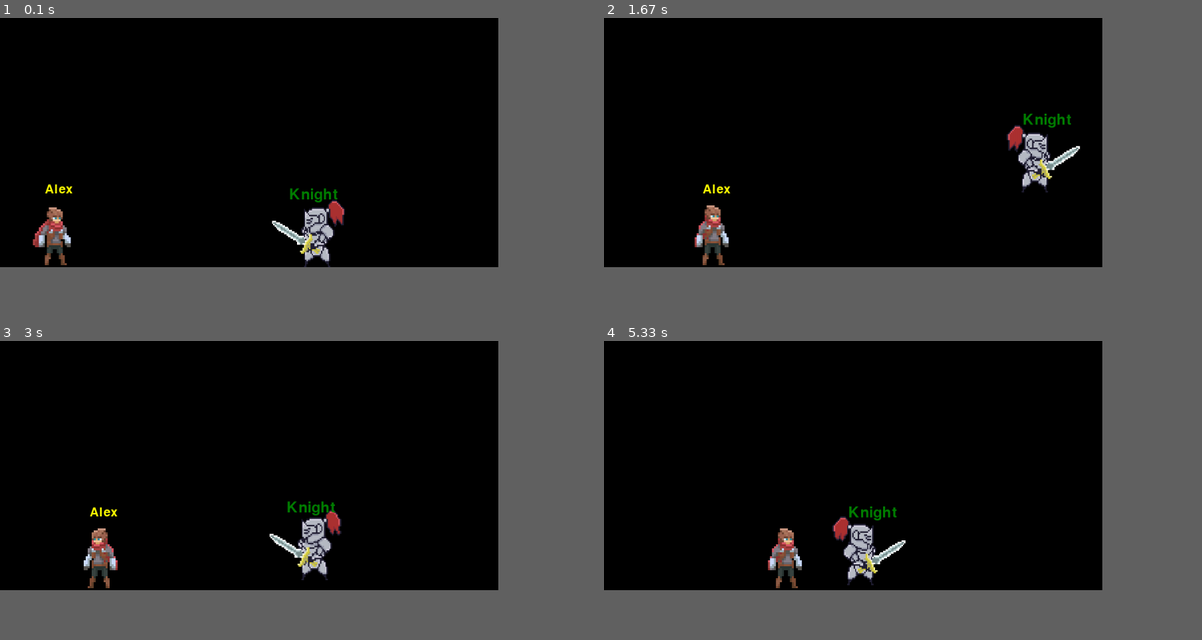
Above: before the commit, frames 1-4 (two rows, left to right).
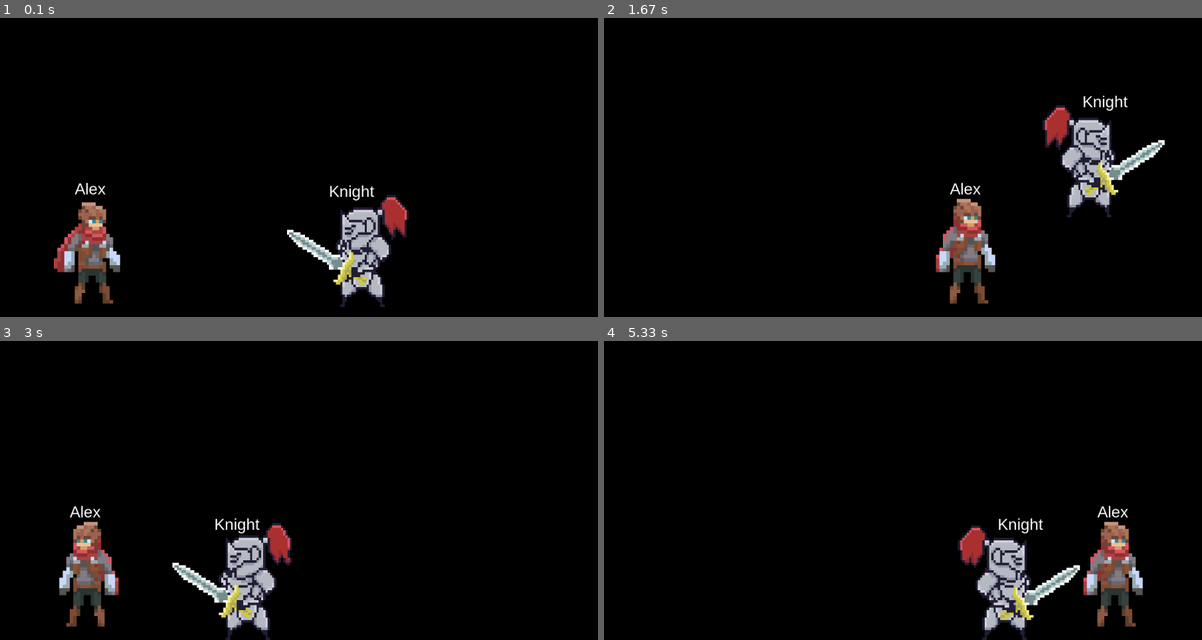
Above: after the commit, the same moments.

Repository: AlexRasskazchikov/PyGame-To-Go-Module
Game: pygame game, started from Game.py
Two runs of this game, one before a commit and one after it. Both use one fixed random seed, a clock stepped at 60 frames per second and the inputs below.
Inputs:
- Up to frame 1 (0.1 s): no input
- Up to frame 2 (1.67 s): hold Space 0.33-0.8 s; hold Right 0.33-0.8 s; hold Right 0.83-1.3 s; hold D 0.83-1.3 s; hold Up 1.33-1.63 s
- Up to frame 3 (3 s): hold Right 1.67-2.13 s; hold D 1.67-2.13 s; hold Left 2.17-2.7 s; hold A 2.17-2.7 s; hold Down from 2.73 s (still down)
- Up to frame 4 (5.33 s): release Down at 3.03 s; hold Space 3.07-3.47 s; hold Left 3.07-3.47 s; hold A 3.07-3.47 s; hold Left 3.5-3.9 s; hold A 3.5-3.9 s; hold Up 3.93-4.3 s; hold Right 4.33-4.97 s; hold D 4.33-4.97 s; hold Down from 5 s (still down)
In our replay, the window is 750x375 before the commit and 900x450 after it. These sizes can differ from the game's own. Grey fills any space a smaller window leaves; there, only what the larger window draws over its background counts as a difference.

The runs differ from the first frame. In frame 1, 6.8% of the frame differs, in the area x 5-69%, y 55-97%; in frame 2, 7.1%; in frame 3, 6.7%; in frame 4, 7.3%, in the area x 27-91%, y 55-100%.

Commit message:
Fixed bugs, Updated Animation loading system

Diff:
--- a/Engine/Animations.py
+++ b/Engine/Animations.py
@@ -5,7 +5,8 @@
 
 
 class AnimationPack:
-    def __init__(self):
+    def __init__(self, resource_directory):
+        self.resource_directory = resource_directory
         self.pack = {}
         self.meta = {}
         self.animation_count = {}
@@ -20,12 +21,15 @@
         return "\n".join([f"({len(self.pack[key])}) '{key}': [{', '.join(self.meta[key])}]" for key in self.meta]) \
             if self.meta else f"Can't find right animation set."
 
-    def add_animation_set(self, name, directory):
+    def add_animation_sets(self, *sets):
         """This function adds an animation frames set to Pack.
         Arguments: Name - new set name, Dir - sprites directory.
         Currently supported sets: [hit{i}-right, run-right, idle-right]"""
-        self.pack[name] = list(map(lambda x: pygame.image.load(directory + "/" + x), os.listdir(directory)))
-        self.meta[name] = list(os.listdir(directory))
+        for elem in sets:
+            name = elem
+            directory = self.resource_directory + "/" + name
+            self.pack[name] = list(map(lambda x: pygame.image.load(directory + "/" + x), os.listdir(directory)))
+            self.meta[name] = list(os.listdir(directory))
 
     def get_count(self, act):
         """Get a count of animation variations of one activity."""
@@ -54,20 +58,30 @@
         """Get sets names."""
         return list(self.pack.keys())
 
-    def create_flipped_animation_set(self, name):
+    def create_flipped_animation_sets(self, *names):
         """Create flipped set of animations."""
-        if name not in self.pack:
-            raise ValueError(f"Can't find right animation set: {name}")
+        if not names:
+            prev = self.pack.copy()
+            for name in prev:
+                anim_set = list(map(lambda x: transform.flip(x, True, False), self.pack[name]))
+                if "right" in name:
+                    self.pack[name.replace("right", "left")] = anim_set
+                    self.meta[name.replace("right", "left")] = [f"Flipped {name}"]
+                else:
+                    self.pack[f"{name}-flipped"] = anim_set
+                    self.meta[f"{name}-flipped"] = [f"Flipped {name}"]
+        for name in names:
+            if name not in self.pack:
+                raise ValueError(f"Can't find right animation set: {name}")
+            # Flipping every frame.
+            anim_set = list(map(lambda x: transform.flip(x, True, False), self.pack[name]))
 
-        # Flipping every frame.
-        anim_set = list(map(lambda x: transform.flip(x, True, False), self.pack[name]))
-
-        if "right" in name:
-            self.pack[name.replace("right", "left")] = anim_set
-            self.meta[name.replace("right", "left")] = [f"Flipped {name}"]
-        else:
-            self.pack[f"{name}Flip"] = anim_set
-            self.meta[f"{name}Flip"] = [f"Flipped {name}"]
+            if "right" in name:
+                self.pack[name.replace("right", "left")] = anim_set
+                self.meta[name.replace("right", "left")] = [f"Flipped {name}"]
+            else:
+                self.pack[f"{name}Flip"] = anim_set
+                self.meta[f"{name}Flip"] = [f"Flipped {name}"]
 
     def __getitem__(self, name):
         """Getting set by it's name."""
@@ -80,3 +94,27 @@
         if name not in self.pack:
             raise ValueError(f"Can't find right animation set: {name}")
         return len(self.pack[name])
+
+
+class Level:
+    def __init__(self):
+        self.layers = {}
+
+    def layers_set(self, *layers):
+        for layer in layers:
+            self.layers[layer.name] = layer
+
+    def draw_layer(self, screen, layer_name, pos=(0, 0)):
+        screen.blit(self.layers[layer_name](), pos)
+
+
+class Layer:
+    def __init__(self, name, image, size=(1200, 600)):
+        self.name = name
+        self.image = transform.scale(image, size)
+
+    def __str__(self):
+        return self.name
+
+    def __call__(self, *args, **kwargs):
+        return self.image
--- /dev/null
+++ b/Engine/Characters.py
@@ -0,0 +1,43 @@
+import pygame
+
+display = pygame.display.set_mode((1200, 600))
+from Engine import Player
+from Engine.Animations import AnimationPack, Level, Layer
+from pygame.image import load
+
+"""Knight Player"""
+Knight = AnimationPack("Assets/Knight")
+Knight.add_animation_sets("run-right", "idle-right", "hit1-right", "hit2-right")
+Knight.create_flipped_animation_sets()
+Knight.set_animation_count({"hit": 2})
+
+knight = Player(controls={"left": pygame.K_LEFT, "right": pygame.K_RIGHT, "down": pygame.K_DOWN, "up": pygame.K_UP,
+                          "hit": pygame.K_l},
+                animation_pack=Knight, size=(400, 400), speed=10, color=(255, 0, 0), name="Knight")
+knight.direction = "left"
+knight.name_delta_x = 160
+knight.name_delta_y = 150
+knight.setCoords((500, pygame.display.get_surface().get_size()[1] - knight.height - 20))
+knight.hit_animation_speed = 7
+
+"""Default Player"""
+Player1 = AnimationPack("Assets/Hero")
+Player1.add_animation_sets("run-right", "idle-right", "hit1-right", "hit2-right", "hit3-right")
+Player1.create_flipped_animation_sets()
+Player1.set_animation_count({"hit": 3})
+
+player1 = Player(
+    controls={"left": pygame.K_a, "right": pygame.K_d, "reset-position": pygame.K_r, "hit": pygame.K_SPACE},
+    size=(350, 260), animation_pack=Player1, name="Alex", color=(0, 0, 255), speed=17)
+player1.setCoords((10, pygame.display.get_surface().get_size()[1] - player1.height - 20))
+
+player1.hit_animation_speed = 7
+player1.name_delta_x = 140
+player1.name_delta_y = 5
+
+level = Level()
+level.layers_set(Layer("Bushes", load(r"Assets/level1/Hills Layer 06.png"), size=(2400, 600)),
+                 Layer("Hills", load(r"Assets/level1/Hills Layer 01.png"), size=(2400, 600)),
+                 Layer("Ground", load(r"Assets/level1/Hills Layer 05.png"), size=(2400, 600)),
+                 Layer("Trees1", load(r"Assets/level1/Hills Layer 03.png"), size=(2400, 600)),
+                 Layer("Trees2", load(r"Assets/level1/Hills Layer 04.png")), )
--- a/Engine/Player.py
+++ b/Engine/Player.py
@@ -37,6 +37,7 @@
         self.anim_count = 0
         self.color = color
         self.image = None
+        self.name_size = 32
         if animation_pack is not None:
             self.image = transform.scale(animation_pack[list(animation_pack.get_sets_names())[0]][0],
                                          (self.width, self.height))
@@ -92,7 +93,7 @@
 
         # Rendering Username
         if self.name is not None:
-            font = pygame.font.Font('freesansbold.ttf', self.width // 8)
+            font = pygame.font.Font(r'C:\Windows\Fonts\Arial.ttf', self.name_size)
             text = font.render(self.name, True, self.color)
             screen.blit(text, (self.coords[0] + self.name_delta_x, self.coords[1] + self.name_delta_y))
 
@@ -111,8 +112,7 @@
         if "hit" in self.controls and keys[self.controls["hit"]]:
             self.hitting = True
         if self.hitting and self.animation:
-            if self.anim_count == (
-                    self.animation.get_len(f"hit{self.anim_id}-{self.direction}") - 1) * self.hit_animation_speed:
+            if self.anim_count == (self.animation.get_len(f"hit{self.anim_id}-{self.direction}") - 1) * self.hit_animation_speed:
                 self.anim_count, self.hitting = 0, False
                 self.anim_id = random.randint(1, self.animation.get_count("hit"))
             else:
@@ -181,18 +181,8 @@
             if "reset-position" in self.controls and keys[self.controls["reset-position"]]:
                 self.setCoords(self.start_coords)
 
-    def collide(self, xvel, yvel, platforms):
-        for p in platforms:
-            if pygame.sprite.collide_rect(self, p):
-                if xvel > 0:
-                    self.rect.right = p.rect.left
-                    print("collide right")
-                if xvel < 0:
-                    self.rect.left = p.rect.right
-                    print("collide left")
-                if yvel > 0:
-                    self.rect.bottom = p.rect.top
-                    self.onGround = True
-                    self.yvel = 0
-                if yvel < 0:
-                    self.rect.top = p.rect.bottom
+    def hit_collides(self, other):
+        offset_x, offset_y = (other.rect.left - self.rect.left), (other.rect.top - self.rect.top)
+        if self.mask.overlap(other.mask, (offset_x, offset_y)) is not None and self.hitting:
+            return True
+        return False
--- a/Game.py
+++ b/Game.py
@@ -1,57 +1,18 @@
 import pygame
-
-from Engine.Animations import AnimationPack
+from Engine.Characters import player1, knight
 from Engine.Colors import *
-from Engine.Player import Player
 
 pygame.init()
 
-display = pygame.display.set_mode((1000, 500))
+display = pygame.display.set_mode((1200, 600))
+pygame.display.toggle_fullscreen()
 pygame.display.set_caption("Engine Testing")
-
-Player1 = AnimationPack()
-Player1.add_animation_set("run-right", r"Assets/Hero\Run")
-Player1.add_animation_set("idle-right", r"C:\Users\Alex\Desktop\MainProj\Assets\Hero\Idle")
-Player1.add_animation_set("hit1-right", r"C:\Users\Alex\Desktop\MainProj\Assets\Hero\Hit1")
-Player1.add_animation_set("hit2-right", r"C:\Users\Alex\Desktop\MainProj\Assets\Hero\Hit2")
-Player1.add_animation_set("hit3-right", r"C:\Users\Alex\Desktop\MainProj\Assets\Hero\Hit3")
-Player1.create_flipped_animation_set("hit1-right")
-Player1.create_flipped_animation_set("hit2-right")
-Player1.create_flipped_animation_set("hit3-right")
-Player1.create_flipped_animation_set("run-right")
-Player1.create_flipped_animation_set("idle-right")
-Player1.set_animation_count({"hit": 3})
-
-Knight = AnimationPack()
-Knight.add_animation_set("run-right", r"C:\Users\Alex\Desktop\MainProj\Assets\Knight\Run")
-Knight.add_animation_set("idle-right", r"C:\Users\Alex\Desktop\MainProj\Assets\Knight\Idle")
-Knight.add_animation_set("hit1-right", r"C:\Users\Alex\Desktop\MainProj\Assets\Knight\Hit1")
-Knight.add_animation_set("hit2-right", r"C:\Users\Alex\Desktop\MainProj\Assets\Knight\Hit2")
-Knight.create_flipped_animation_set("run-right")
-Knight.create_flipped_animation_set("idle-right")
-Knight.create_flipped_animation_set("hit1-right")
-Knight.create_flipped_animation_set("hit2-right")
-Knight.set_animation_count({"hit": 2})
-
-knight = Player(controls={"left": pygame.K_LEFT, "right": pygame.K_RIGHT, "down": pygame.K_DOWN, "up": pygame.K_UP, "hit": pygame.K_l},
-                animation_pack=Knight, size=(240, 240), speed=5, name="Knight")
-knight.setColor(Green)
-knight.direction = "left"
-knight.name_delta_x = 80
-knight.name_delta_y = 80
-knight.setCoords((500, pygame.display.get_surface().get_size()[1] - knight.height))
-
-player1 = Player(controls={"left": pygame.K_a, "right": pygame.K_d, "reset-position": pygame.K_r, "hit": pygame.K_SPACE},
-                 speed=3, size=(200, 148), animation_pack=Player1, name="Alex")
-player1.setColor(Yellow)
-player1.name_delta_x = 80
-player1.setCoords((10, pygame.display.get_surface().get_size()[1] - player1.height))
 
 
 def run(*players):
     clock, FramesClock = pygame.time.Clock(), 0
-    player = players[0]
-    knight = players[1]
+    player1 = players[0]
+    player2 = players[1]
     while True:
         FramesClock += 1
         keys = pygame.key.get_pressed()
@@ -59,23 +20,21 @@
         if pygame.QUIT in events:
             pygame.quit()
             quit()
-        player.update_frame(keys, FramesClock)
-        knight.update_frame(keys, FramesClock)
-        player.move(keys)
-        knight.move(keys)
-
+        player1.update_frame(keys, FramesClock)
+        player2.update_frame(keys, FramesClock)
+        player1.move(keys)
+        player2.move(keys)
         display.fill(Black)
-
-        player.draw(display)
-        knight.draw(display)
-
-        offset_x, offset_y = (knight.rect.left - player.rect.left), (knight.rect.top - player.rect.top)
-        if player.mask.overlap(knight.mask, (offset_x, offset_y)) is not None:
-            if player.hitting:
-                player.name = "Hit!"
-                player.color = (255, 0, 0)
-        if player.name == "Hit!" and not player.hitting:
-            player.color = (0, 0, 0)
+        if player1.hit_collides(player2):
+            player1.color = Red
+        else:
+            player1.color = White
+        if player2.hit_collides(player1):
+            player2.color = Red
+        else:
+            player2.color = White
+        player1.draw(display)
+        player2.draw(display)
         pygame.display.update()
         clock.tick(100)
 
Binary file added: Assets/Hero/hit1-right/adventurer-attack1-00.png
Binary file added: Assets/Hero/hit1-right/adventurer-attack1-01.png
Binary file added: Assets/Hero/hit1-right/adventurer-attack1-02.png
Binary file added: Assets/Hero/hit1-right/adventurer-attack1-03.png
Binary file added: Assets/Hero/hit1-right/adventurer-attack1-04.png
Binary file added: Assets/Hero/hit2-right/adventurer-attack2-00.png
Binary file added: Assets/Hero/hit2-right/adventurer-attack2-01.png
Binary file added: Assets/Hero/hit2-right/adventurer-attack2-02.png
Binary file added: Assets/Hero/hit2-right/adventurer-attack2-03.png
Binary file added: Assets/Hero/hit2-right/adventurer-attack2-04.png
Binary file added: Assets/Hero/hit2-right/adventurer-attack2-05.png
Binary file added: Assets/Hero/hit3-right/adventurer-attack3-00.png
(and 37 more such lines)
